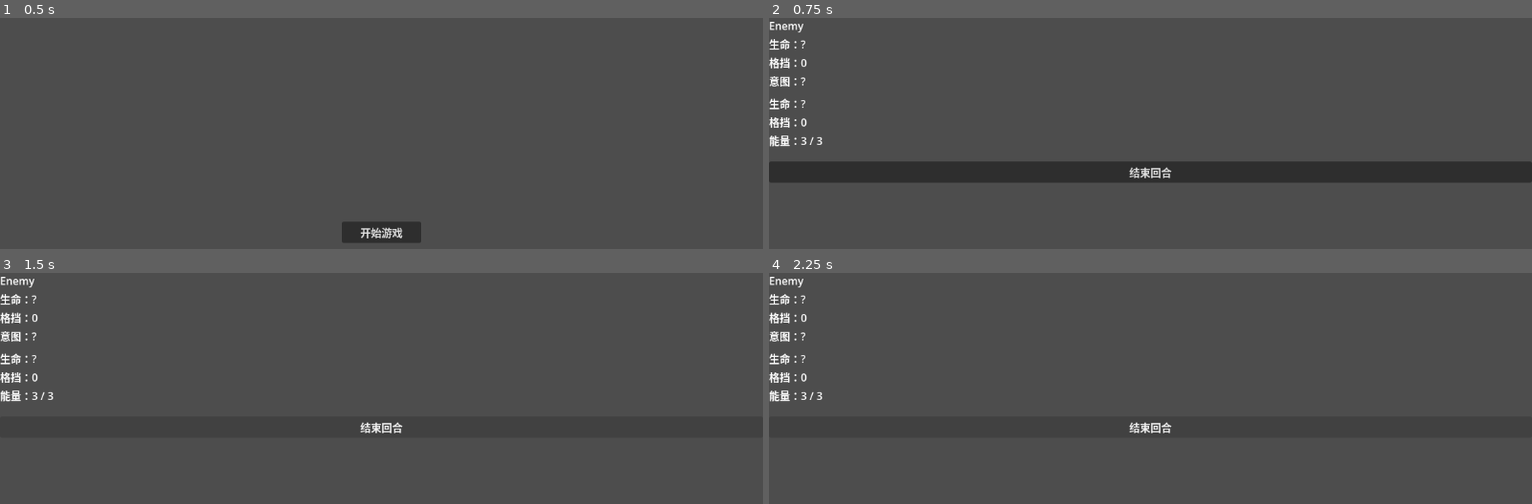
Above: before the commit, frames 1-4 (two rows, left to right).
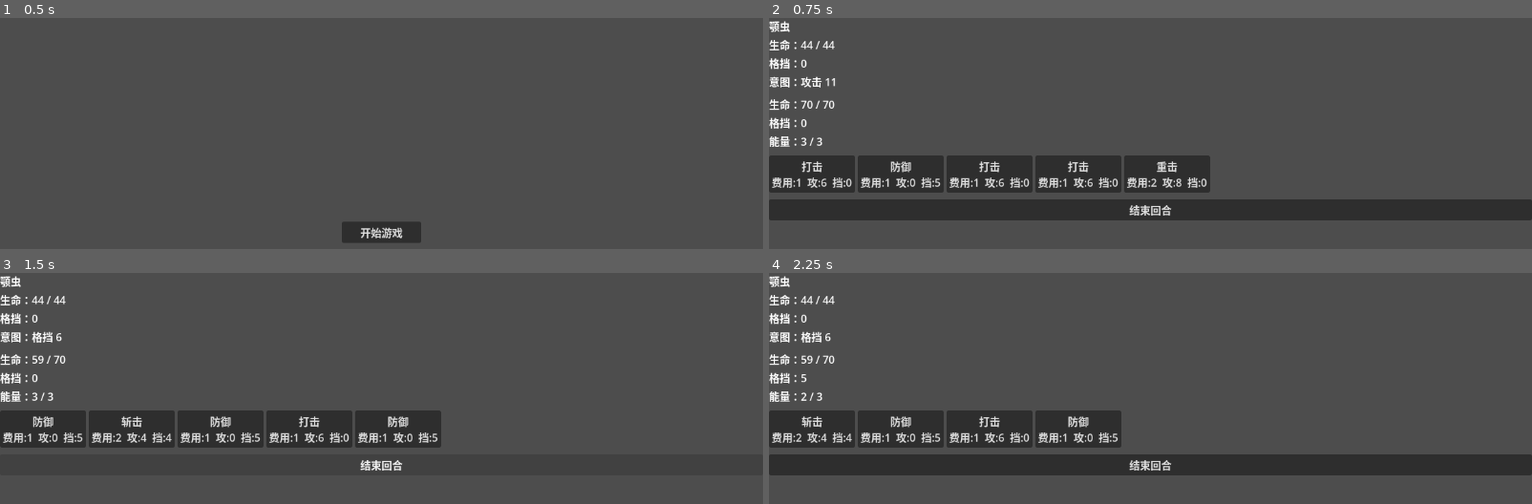
Above: after the commit, the same moments.

Repository: archer47-qingmei/AIGameTest2
Game: Godot game, scene res://menu/MainMenu.tscn
Two runs of this game, one before a commit and one after it. Both use one fixed random seed, a clock stepped at 60 frames per second and the inputs below.
Inputs (mouse positions are in pixels of both pictures, inside the frame that each line leads up to):
- Up to frame 1 (0.5 s): no input
- Up to frame 2 (0.75 s): click "开始游戏" at 0.5 s
- Up to frame 3 (1.5 s): click "结束回合" at 1.25 s
- Up to frame 4 (2.25 s): click (814, 430) at 2 s, where only the run after the commit has a clickable "防御 费用:1 攻:0 挡:5"

Frame 1 is identical in both runs. In frame 2, 18% of the frame differs, in the area x 0-100%, y 1-88%; in frame 3, 5.8%; in frame 4, 14%.
Error before the commit: Parse Error: Too few arguments for "setup()" call. Expected at least 1 but received 0. (res://combat/CombatScreen.gd:24)

Commit message:
feat: add RewardScreen and wire combat victory to reward flow

Diff:
--- a/combat/CombatScreen.gd
+++ b/combat/CombatScreen.gd
@@ -11,6 +11,7 @@
 @onready var _btn_end_turn: Button     = $VBoxContainer/BtnEndTurn
 @onready var _lbl_result: Label        = $LblResult
 @onready var _btn_return_menu: Button  = $BtnReturnMenu
+@onready var _btn_get_reward: Button   = $BtnGetReward
 
 var _engine: CombatEngine
 var _hand_buttons: Array[Button] = []
@@ -21,7 +22,8 @@
 	_engine.combat_ended.connect(_on_combat_ended)
 	_btn_end_turn.pressed.connect(_engine.end_turn)
 	_btn_return_menu.pressed.connect(GameManager.go_to_menu)
-	_engine.setup()
+	_btn_get_reward.pressed.connect(GameManager.go_to_reward)
+	_engine.setup(GameManager.player_state.deck)
 
 func _on_card_pressed(card: CardData) -> void:
 	_engine.play_card(card)
@@ -60,6 +62,9 @@
 	_lbl_result.text = "胜利！" if result == "victory" else "游戏结束"
 	_lbl_result.visible = true
 	_btn_end_turn.disabled = true
-	_btn_return_menu.visible = true
+	if result == "victory":
+		_btn_get_reward.visible = true
+	else:
+		_btn_return_menu.visible = true
 	for btn: Button in _hand_buttons:
 		btn.disabled = true
--- a/combat/CombatScreen.tscn
+++ b/combat/CombatScreen.tscn
@@ -80,3 +80,17 @@
 offset_bottom = 15.0
 visible = false
 text = "返回主菜单"
+
+[node name="BtnGetReward" type="Button" parent="."]
+layout_mode = 1
+anchors_preset = 8
+anchor_left = 0.5
+anchor_top = 0.6
+anchor_right = 0.5
+anchor_bottom = 0.6
+offset_left = -60.0
+offset_top = -35.0
+offset_right = 60.0
+offset_bottom = -5.0
+visible = false
+text = "领取奖励"
--- /dev/null
+++ b/reward/RewardScreen.gd
@@ -0,0 +1,20 @@
+extends Control
+
+func _ready() -> void:
+	var options: Array[CardData] = RewardEngine.get_options()
+	for card: CardData in options:
+		var btn := Button.new()
+		var dmg: int = 0
+		var blk: int = 0
+		for effect: CardEffectData in card.effects:
+			if effect.type == "damage":
+				dmg = effect.value
+			elif effect.type == "block":
+				blk = effect.value
+		btn.text = "%s\n费用:%d  攻:%d  挡:%d" % [card.card_name, card.cost, dmg, blk]
+		btn.pressed.connect(_on_card_selected.bind(card))
+		$CardContainer.add_child(btn)
+
+func _on_card_selected(card: CardData) -> void:
+	GameManager.player_state.deck.append(card.duplicate())
+	GameManager.go_to_menu()
--- /dev/null
+++ b/reward/RewardScreen.tscn
@@ -0,0 +1,32 @@
+[gd_scene load_steps=2 format=3 uid="uid://ckp5nv8qxd2la"]
+
+[ext_resource type="Script" path="res://reward/RewardScreen.gd" id="1_script"]
+
+[node name="RewardScreen" type="Control"]
+layout_mode = 3
+anchors_preset = 15
+anchor_right = 1.0
+anchor_bottom = 1.0
+script = ExtResource("1_script")
+
+[node name="VBoxContainer" type="VBoxContainer" parent="."]
+layout_mode = 1
+anchors_preset = 8
+anchor_left = 0.5
+anchor_top = 0.5
+anchor_right = 0.5
+anchor_bottom = 0.5
+offset_left = -200.0
+offset_top = -80.0
+offset_right = 200.0
+offset_bottom = 80.0
+theme_override_constants/separation = 16
+
+[node name="LblTitle" type="Label" parent="VBoxContainer"]
+layout_mode = 2
+text = "选择一张卡牌加入牌库"
+horizontal_alignment = 1
+
+[node name="CardContainer" type="HBoxContainer" parent="VBoxContainer"]
+layout_mode = 2
+theme_override_constants/separation = 12
